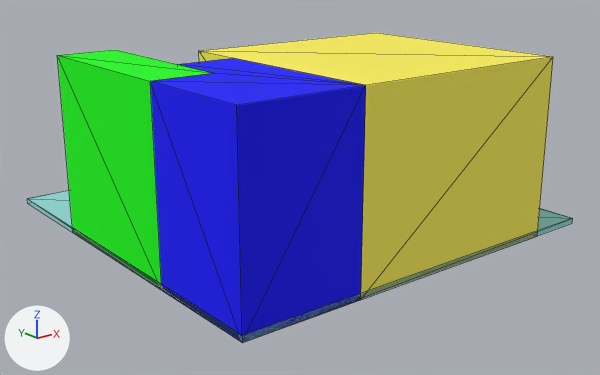
An edit to the glTF model FitTo.glb, drawn before and after from the same camera.
Both versions are drawn from a 50 mm lens placed at (-4.26, -6.72, 4.93), pointed at (4.45, 4.17, 0.58). The axes (+X, +Y, +Z) are drawn at lower left. The lights are the same throughout. Mesh edges are drawn as thin lines. Where no turn or scale is listed for an object, it has been applied to the vertices.

The first picture shows '10_mesh', '1_mesh', '4_mesh', '7_mesh'.
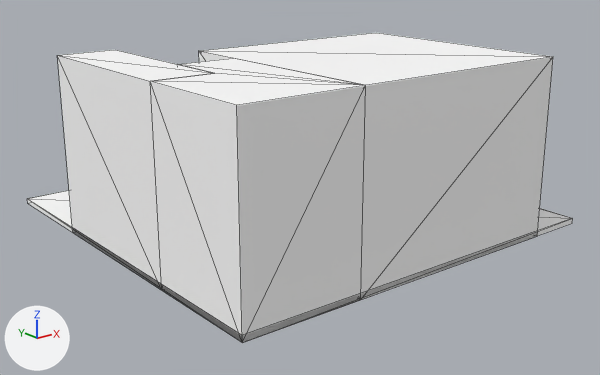
Commit message: Updated FitTo

Boxes (x1, y1, x2, y2) around the edits, measured in the pictures (600 x 375 px):
'1_mesh', recoloured (blue to white): (151, 58, 366, 343) in both
'7_mesh', recoloured (yellow to white): (199, 33, 553, 299) in both
'10_mesh', recoloured (green to white): (58, 50, 212, 287) in both
'4_mesh', recoloured (cyan to white): (27, 190, 573, 342) in both

Diff of the bpy script that builds the scene:
```diff
--- a/FitTo.glb.py
+++ b/FitTo.glb.py
@@ mat_default @@
+mat_default = principled_material('default')
+mat_default.base_color = (1.0, 1.0, 1.0)  # white #ffffff
+mat_default.roughness = 1.0
@@ me_1_mesh @@
 me_1_mesh.from_pydata(...)  # 12 vertices, 20 faces; spans x 1.0..3.0, y 1.0..4.0, z 0.0..3.0
-me_1_mesh.materials.append(mat_blue)  # blue #0000ff
+me_1_mesh.materials.append(mat_default)  # white #ffffff
@@ me_4_mesh @@
 me_4_mesh.from_pydata(...)  # 8 vertices, 12 faces; spans x 1.0..8.0, y 1.0..8.0, z 0.0..0.1
-me_4_mesh.materials.append(mat_aqua)  # cyan #95dada
+me_4_mesh.materials.append(mat_default)  # white #ffffff
@@ me_7_mesh @@
 me_7_mesh.from_pydata(...)  # 8 vertices, 12 faces; spans x 3.0..7.0, y 1.0..5.0, z 0.0..3.0
-me_7_mesh.materials.append(mat_yellow)  # yellow #fff359
+me_7_mesh.materials.append(mat_default)  # white #ffffff
@@ me_10_mesh @@
 me_10_mesh.from_pydata(...)  # 8 vertices, 12 faces; spans x 1.0..2.0, y 3.0..6.0, z 0.0..3.0
-me_10_mesh.materials.append(mat_green)  # green #00ff00
+me_10_mesh.materials.append(mat_default)  # white #ffffff
```
